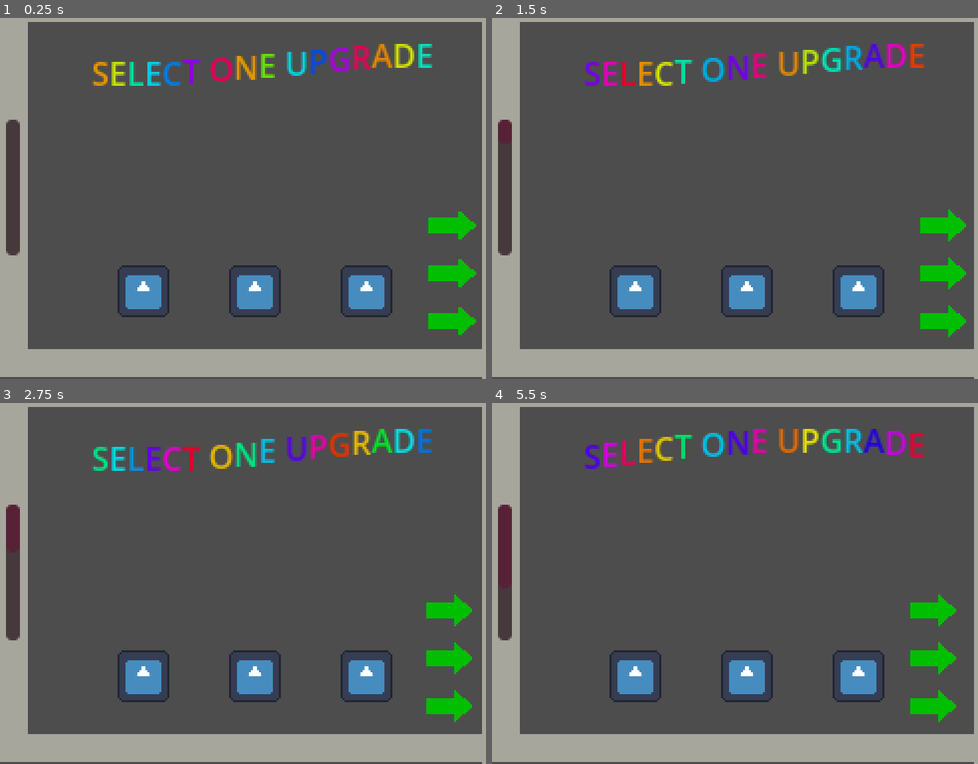
Above: before the commit, frames 1-4 (two rows, left to right).
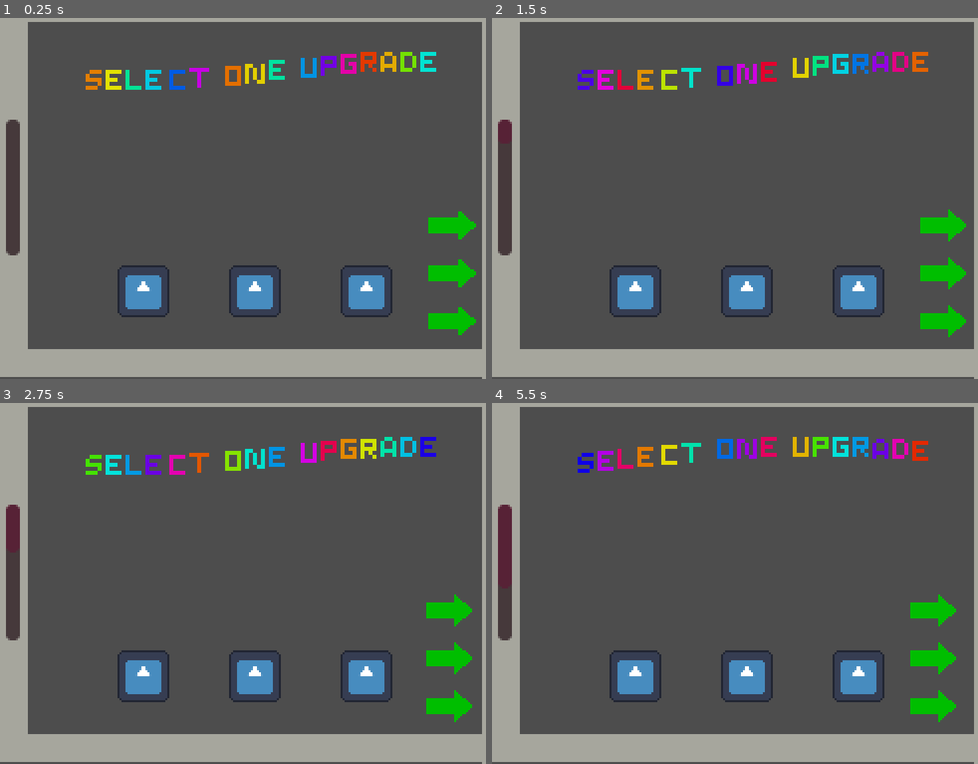
Above: after the commit, the same moments.

Repository: furiousknight25/Counter-Effects
Game: Godot game, scene res://Levels/Level Scenes/shop.tscn
Same seed, same stepped clock (60 frames per second), same inputs: the game is played once before the commit and once after it. This scene is started directly instead of the project's main scene. The engine's default icon, where the game draws it, is replaced by a stand-in: a white triangle on a blue panel in a dark square. Sound files missing from this copy of the repository are replaced by a short silence.
Inputs (mouse positions are in pixels of both pictures, inside the frame that each line leads up to):
- Up to frame 1 (0.25 s): no input
- Up to frame 2 (1.5 s): move the mouse to (861, 169) at 0.52 s; hold D (right) 0.53-1.28 s; tap 1 (1) at 0.6 s; tap 2 (2) at 0.8, 1.35 s; move the mouse to (642, 205) at 1.27 s; hold A (left) from 1.28 s (still down)
- Up to frame 3 (2.75 s): tap 3 (3) at 1.55, 2.1 s; move the mouse to (306, 489) at 2.02 s; release A (left) at 2.03 s; hold D (right) from 2.03 s (still down); tap 4 (4) at 2.3 s
- Up to frame 4 (5.5 s): move the mouse to (720, 648) at 2.77 s; release D (right) at 2.78 s; hold Up (ui_up) 2.78-3.53 s; tap 4 (4) at 2.85 s; tap 5 (5) at 3.05, 3.6 s; move the mouse to (900, 630) at 3.52 s; hold A (left) from 3.53 s (still down); tap 1 (1) at 3.8, 4.35 s; move the mouse to (594, 514) at 4.27 s; tap 2 (2) at 4.55, 5.1 s; move the mouse to (773, 572) at 5.02 s; tap 3 (3) at 5.3 s

The runs differ from the first frame. In frame 1, 3.3% of the frame differs, in the area x 17-90%, y 7-20%; in frame 2, 3.3%; in frame 3, 3.3%; in frame 4, 3.4%.
Error in both runs: Invalid access to property or key 'taken_upgrades' on a base object of type 'Nil'. (res://Levels/Shop/shop.gd:25)

Commit message:
Starting to add bigger ball upgrade

Diff:
--- a/new-game-project/Levels/Level Scenes/shop.tscn
+++ b/new-game-project/Levels/Level Scenes/shop.tscn
@@ -1,8 +1,9 @@
-[gd_scene load_steps=9 format=3 uid="uid://date2vets4t5p"]
+[gd_scene load_steps=10 format=3 uid="uid://date2vets4t5p"]
 
 [ext_resource type="PackedScene" uid="uid://ca387n6r6geyi" path="res://Levels/Door/door.tscn" id="1_k1w7q"]
 [ext_resource type="Script" uid="uid://b1trs4lur1k7f" path="res://Levels/Shop/shop.gd" id="1_y4rsg"]
 [ext_resource type="PackedScene" uid="uid://dbxdqkjweu23s" path="res://Upgrades/Scenes/UpgradeItem.tscn" id="3_60ttm"]
+[ext_resource type="FontFile" uid="uid://biu82p810b20s" path="res://assets/BadPixelFont2.ttf" id="3_ss0x6"]
 [ext_resource type="Resource" uid="uid://dvtjceoivin62" path="res://Upgrades/Resources/IncreaseGravity.tres" id="4_y4rsg"]
 [ext_resource type="Resource" uid="uid://di5tm50ea2psa" path="res://Upgrades/Resources/AirSpeed.tres" id="5_ss0x6"]
 
@@ -67,11 +68,13 @@
 
 [node name="RichTextLabel" type="RichTextLabel" parent="."]
 offset_left = 40.0
-offset_top = 24.0
+offset_top = 16.0
 offset_right = 224.0
 offset_bottom = 48.0
+theme_override_fonts/normal_font = ExtResource("3_ss0x6")
 bbcode_enabled = true
-text = "[wave amp=50.0 freq=5.0 connected=1][rainbow freq=0.7 sat=1 val=0.9 speed=0.7]SELECT ONE UPGRADE[/rainbow][/wave]"
+text = "
+[wave amp=50.0 freq=5.0 connected=1][rainbow freq=0.7 sat=1 val=0.9 speed=0.7]SELECT ONE UPGRADE[/rainbow][/wave]"
 horizontal_alignment = 1
 
 [node name="Upgrades" type="Node2D" parent="."]
--- a/new-game-project/Upgrades/Resources/BallTrail.tres
+++ b/new-game-project/Upgrades/Resources/BallTrail.tres
@@ -4,4 +4,5 @@
 
 [resource]
 script = ExtResource("1_t6k81")
+description = "GIVES THE BALL AN INK TRAIL THAT SWITCHES COLOR WHEN YOU GET HIT"
 metadata/_custom_type_script = "uid://r5a5jfqx3jof"
--- /dev/null
+++ b/new-game-project/Upgrades/Scripts/BiggerBall.gd
@@ -0,0 +1,7 @@
+class_name BiggerBall extends BallUpgrade
+
+func do_upgrade():
+	SignalBus.emit_signal("upgrade_ball", self)
+
+func upgrade_ball(ball : Ball) -> void:
+	ball.scale = Vector2(2, 2)
--- a/new-game-project/scripts/ball.gd
+++ b/new-game-project/scripts/ball.gd
@@ -43,7 +43,7 @@
 		increase_speed_over_time(delta)
 
 	if has_trail == true and round_has_started == true:
-		inking.stamp_image(global_position, trail_color, inking.create_circle_image(randf_range(2,4)))
+		inking.stamp_image(global_position, trail_color, inking.create_circle_image(3 * scale.x))
 
 func set_state_freezing(freeze_time: float = 0) -> void:
 	cur_state = STATES.FREEZE
Not shown, added: new-game-project/Upgrades/Scripts/BiggerBall.gd.uid
